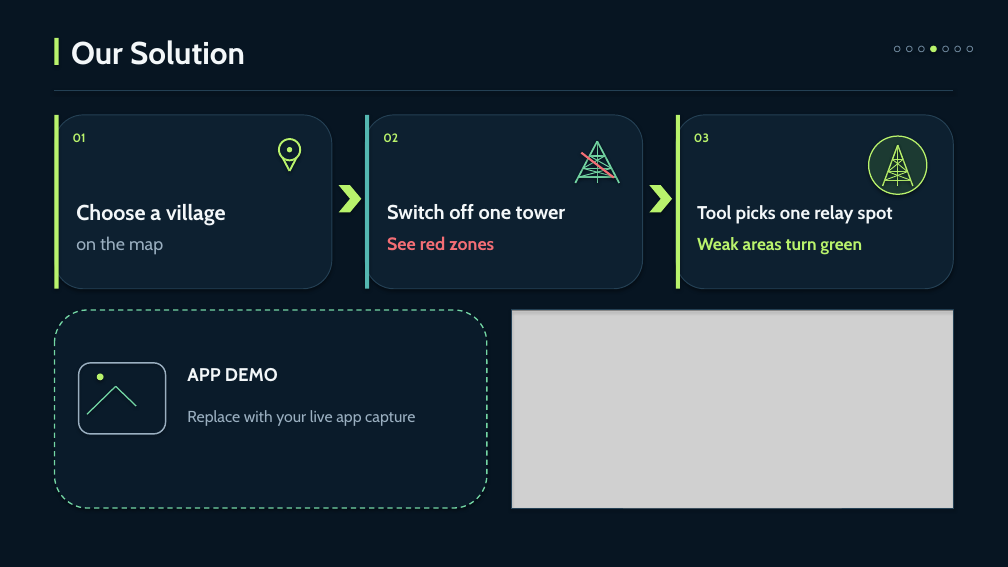
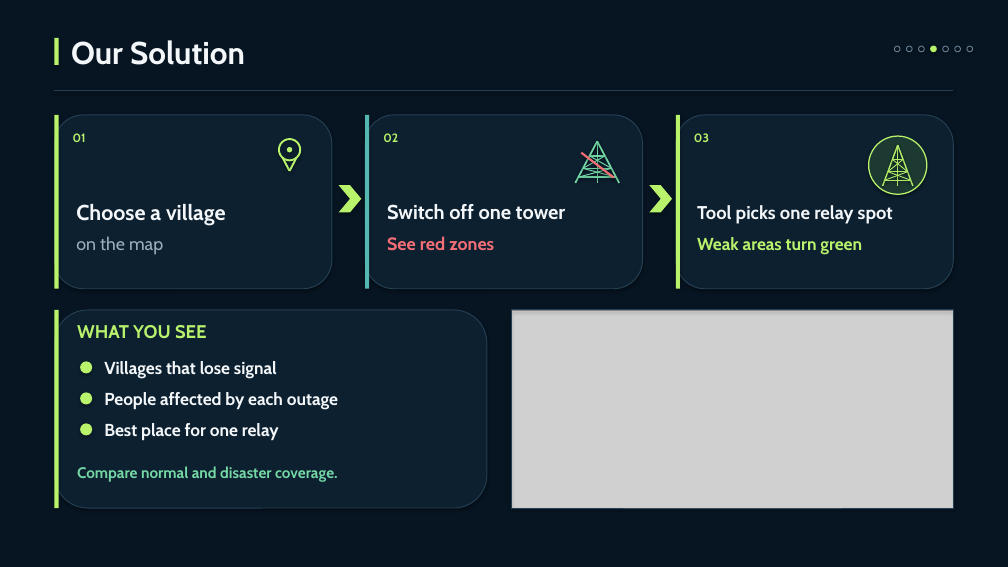
Before and after one commit to sachin20072909/Arduino-learning-journey.., a slide deck: slide 4 of SignalShield_IEEE_APS_Ideathon_2026.pptx. Drawn at 1008x567 pixels with LibreOffice and Linux fonts; fonts in the diff are those of the drawing; grey boxes stand for pictures. Boxes give left, top, right and bottom in pixels: in the first picture for what was removed or moved away, otherwise in the second. Text is boxed around its words. In the diff, an @@ line names an element or a change of style, - is before the commit and + after.

Commit message:
Expand SignalShield pitch explanations and add contact email

```diff
--- a/SignalShield_IEEE_APS_Ideathon_2026.pptx
+++ b/SignalShield_IEEE_APS_Ideathon_2026.pptx
@@ rounded rectangle at <box>54,310,487,508</box>: fill #0A1B2A to #0D2030; outline #74D7A5 1.25 pt dashed to #244054 0.9 pt @@
@@ rectangle added at <box>54,310,59,508</box>, fill #B9F36C @@
@@ text added at <box>77,325,207,339</box>, 17.5 pt, text #B9F36C, bold @@
+WHAT YOU SEE
@@ rounded rectangle removed at <box>79,363,166,434</box> @@
@@ ellipse: place and size @@
-ellipse at <box>97,374,104,380</box>
+ellipse at <box>80,361,92,374</box>
@@ line removed from (87, 414) to (116, 386) @@
@@ text added at <box>104,361,277,379</box>, 16.5 pt, text #F3F7F9, bold @@
+Villages that lose signal
@@ line removed from (116, 386) to (136, 406) @@
@@ text removed at <box>187,368,278,382</box> @@
-APP DEMO
@@ ellipse added at <box>80,392,92,405</box>, fill #B9F36C @@
@@ text added at <box>104,392,338,410</box>, 16.5 pt, text #F3F7F9, bold @@
+People affected by each outage
@@ text removed at <box>187,410,415,426</box> @@
-Replace with your live app capture
@@ ellipse added at <box>80,423,92,436</box>, fill #B9F36C @@
@@ text added at <box>104,423,279,441</box>, 16.5 pt, text #F3F7F9, bold @@
+Best place for one relay
@@ text added at <box>77,466,338,482</box>, 14.6 pt, text #74D7A5, bold @@
+Compare normal and disaster coverage.
```
Also in this commit, not shown: 6 other slides changed.
